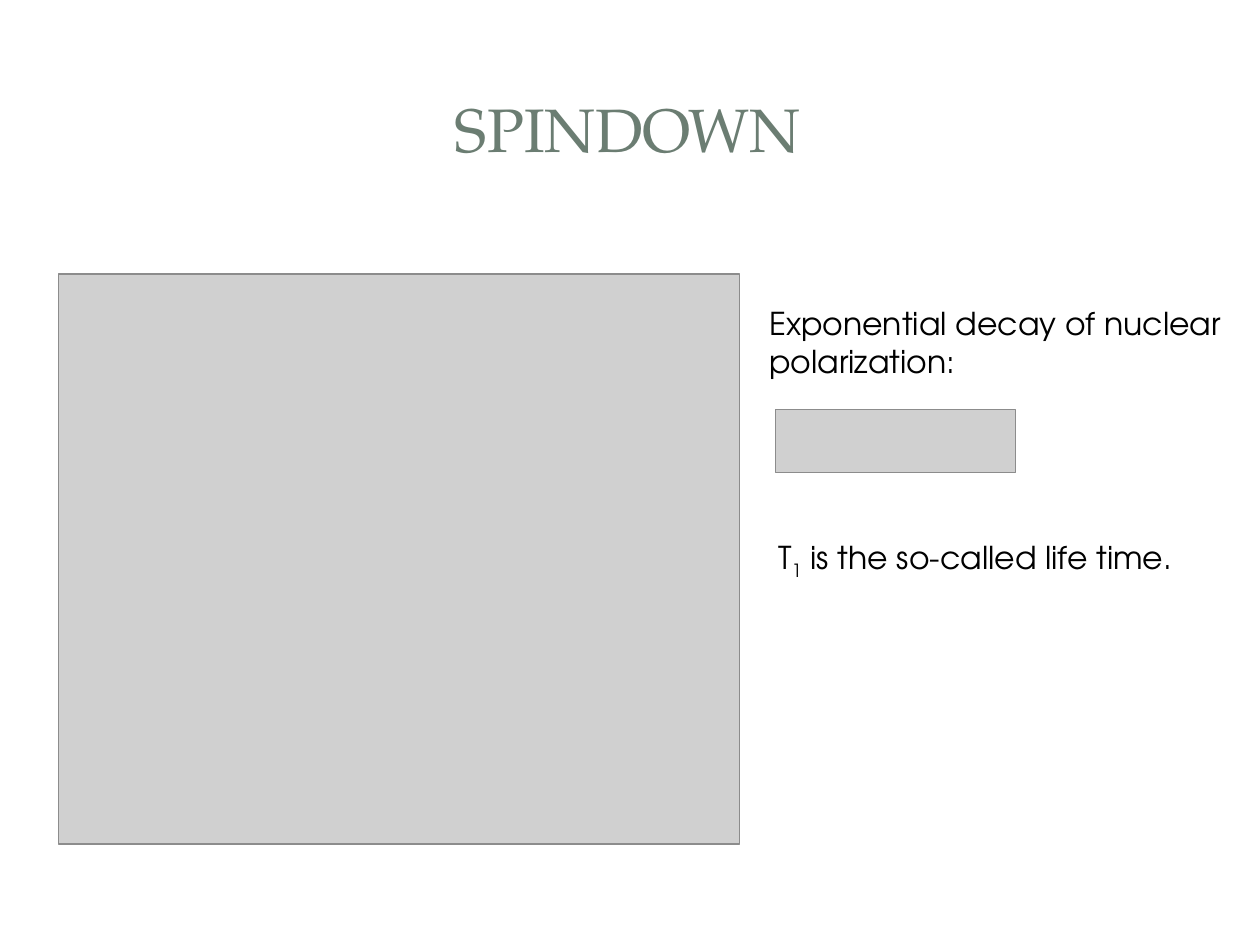
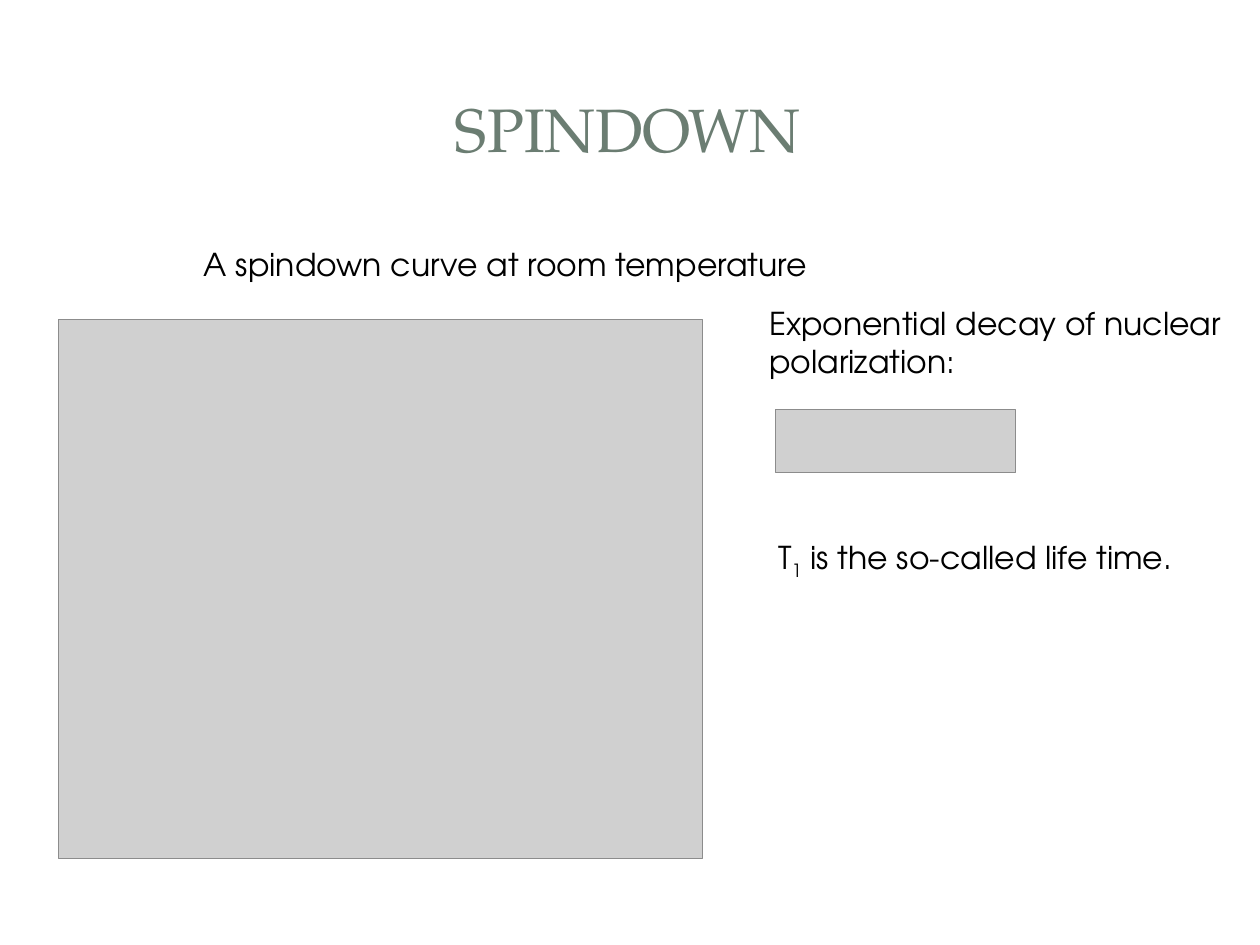
Before and after one commit to yw6vp/Final-Presentation, a slide deck: slide 17 of Defense.pptx. Drawn at 1260x945 pixels with LibreOffice and Linux fonts; fonts in the diff are those of the drawing; grey boxes stand for pictures; background and template pictures are left out. Boxes give left, top, right and bottom in pixels: in the first picture for what was removed or moved away, otherwise in the second. Text is boxed around its words. In the diff, an @@ line names an element or a change of style, - is before the commit and + after.

```diff
--- a/Defense.pptx
+++ b/Defense.pptx
@@ text added at [204, 252, 807, 282], 18 pt, text #000000 @@
+A spindown curve at room temperature
@@ picture: place and size @@
-picture at [59, 273, 741, 844]
+picture at [59, 320, 703, 859]
```
Also in this commit, not shown: 1 other slide changed, 4 slides added.
